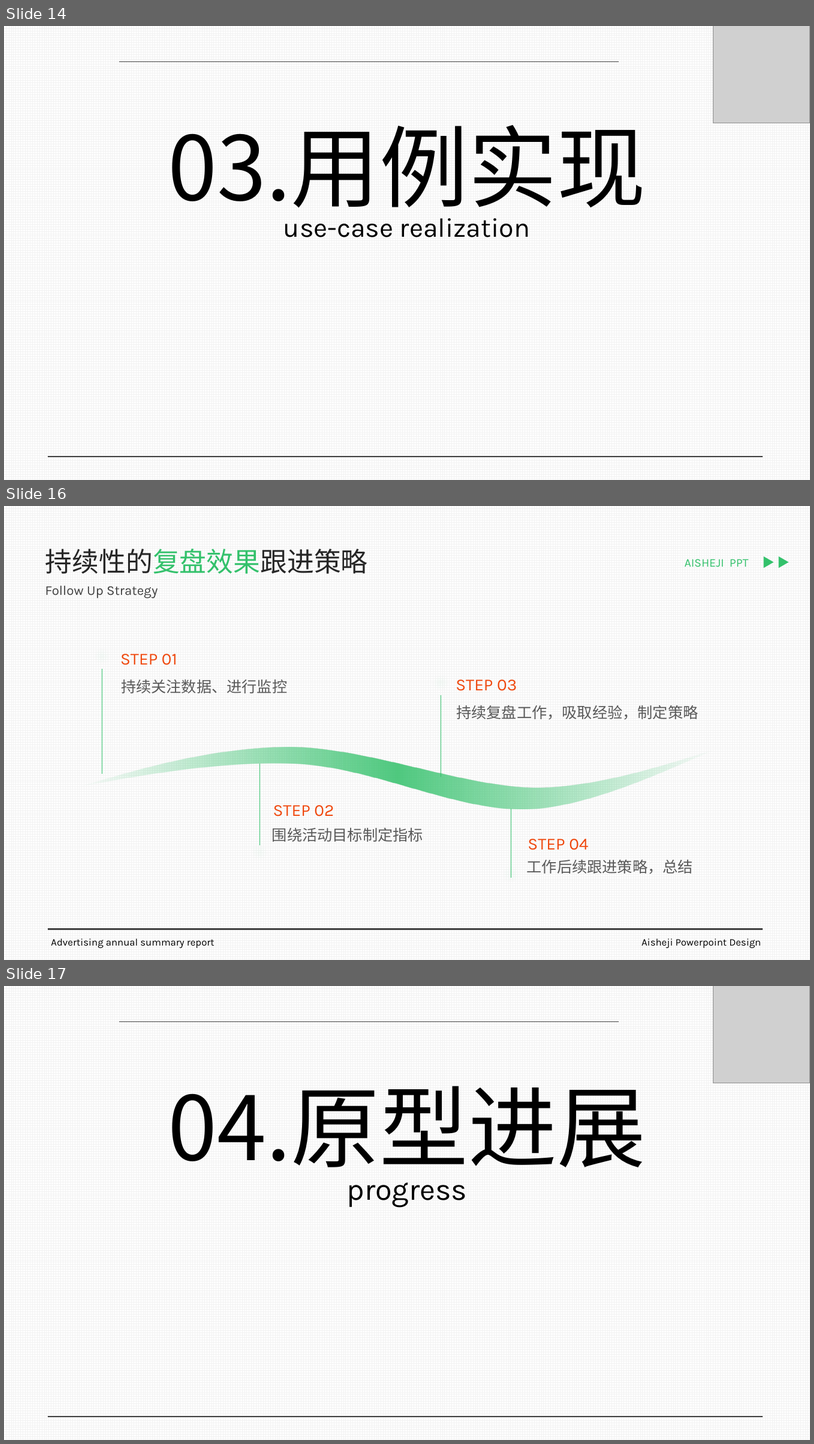
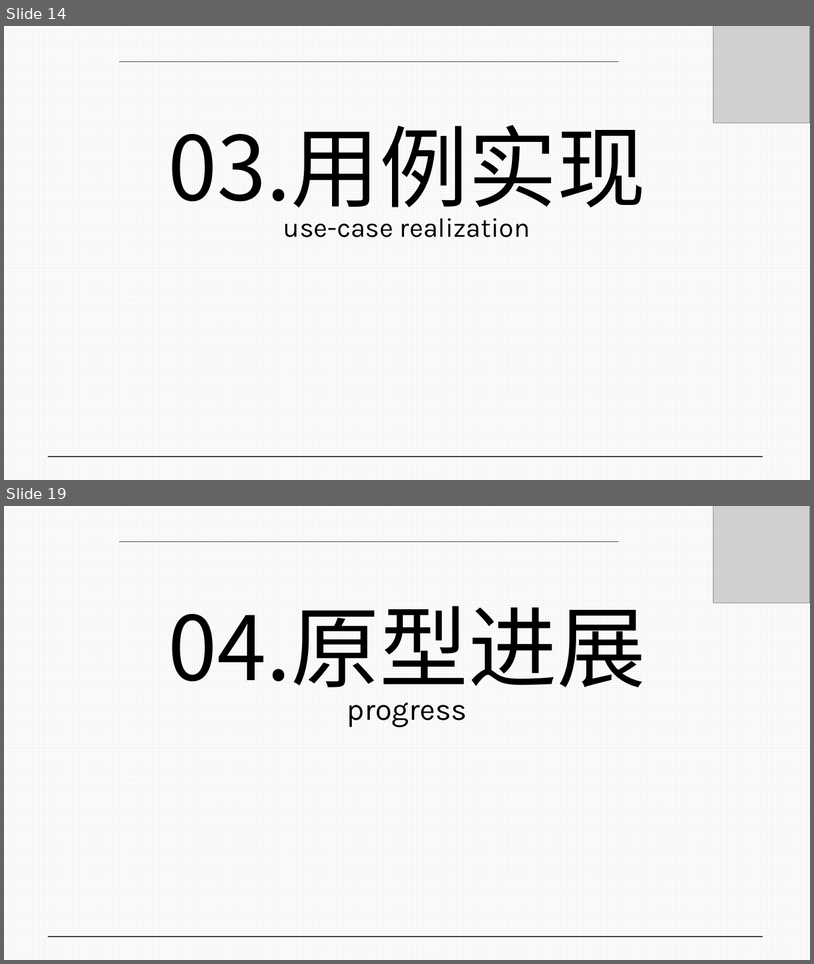
Before and after one commit to luxingzhi27/Tongji_SAD_2023_project, a slide deck: assignment3/期末展示.pptx. Shown one above the other, each under a label of ours: slides 14, 16 and 17 before the commit, slides 14 and 19 after it; the slides between them are not shown. The pictures are 814x1444 and 814x964 pixels, drawn with LibreOffice and Linux fonts; fonts in the diff are those of the drawing; grey boxes stand for pictures. Boxes give left, top, right and bottom in pixels: in the first picture for what was removed or moved away, otherwise in the second. Text is boxed around its words. In the diff, an @@ line names an element or a change of style, - is before the commit and + after.

```diff
--- a/assignment3/期末展示.pptx
+++ b/assignment3/期末展示.pptx
@@ slide 16 removed at (x1=4, y1=506, x2=810, y2=960), background pattern #F2F2F2 on #FFFFFF @@
@@ text removed at (x1=45, y1=549, x2=368, y2=574) @@
-持续性的复盘效果跟进策略
@@ text removed at (x1=685, y1=559, x2=749, y2=567) @@
-AISHEJI PPT
@@ triangle removed at (x1=759, y1=556, x2=774, y2=571) @@
@@ triangle removed at (x1=774, y1=556, x2=789, y2=571) @@
@@ text removed at (x1=45, y1=585, x2=158, y2=598) @@
-Follow Up Strategy
@@ ellipse removed at (x1=89, y1=643, x2=115, y2=669) @@
@@ text removed at (x1=120, y1=654, x2=177, y2=665) @@
-STEP 01
@@ line removed from (102, 669) to (102, 774) @@
@@ text removed at (x1=121, y1=679, x2=287, y2=693) @@
-持续关注数据、进行监控
@@ ellipse removed at (x1=428, y1=669, x2=453, y2=695) @@
@@ text removed at (x1=456, y1=679, x2=517, y2=691) @@
-STEP 03
@@ line removed from (441, 696) to (441, 777) @@
@@ text removed at (x1=456, y1=705, x2=698, y2=720) @@
-持续复盘工作，吸取经验，制定策略
@@ freeform shape removed at (x1=80, y1=747, x2=716, y2=809) @@
@@ line removed from (260, 764) to (260, 845) @@
@@ text removed at (x1=273, y1=805, x2=334, y2=816) @@
-STEP 02
@@ line removed from (512, 808) to (512, 877) @@
@@ text removed at (x1=272, y1=828, x2=423, y2=841) @@
-围绕活动目标制定指标
@@ ellipse removed at (x1=247, y1=840, x2=273, y2=865) @@
@@ text removed at (x1=528, y1=838, x2=588, y2=850) @@
-STEP 04
@@ ellipse removed at (x1=498, y1=861, x2=524, y2=886) @@
@@ text removed at (x1=527, y1=859, x2=693, y2=874) @@
-工作后续跟进策略，总结
@@ line removed from (48, 929) to (763, 929) @@
@@ text removed at (x1=51, y1=938, x2=215, y2=948) @@
-Advertising annual summary report
@@ text removed at (x1=642, y1=938, x2=761, y2=948) @@
-Aisheji Powerpoint Design
@@ what was slide 17 is now slide 19 @@
```
Also in this commit, not shown: 1 slide changed, 3 slides added, 1 other slide removed.
